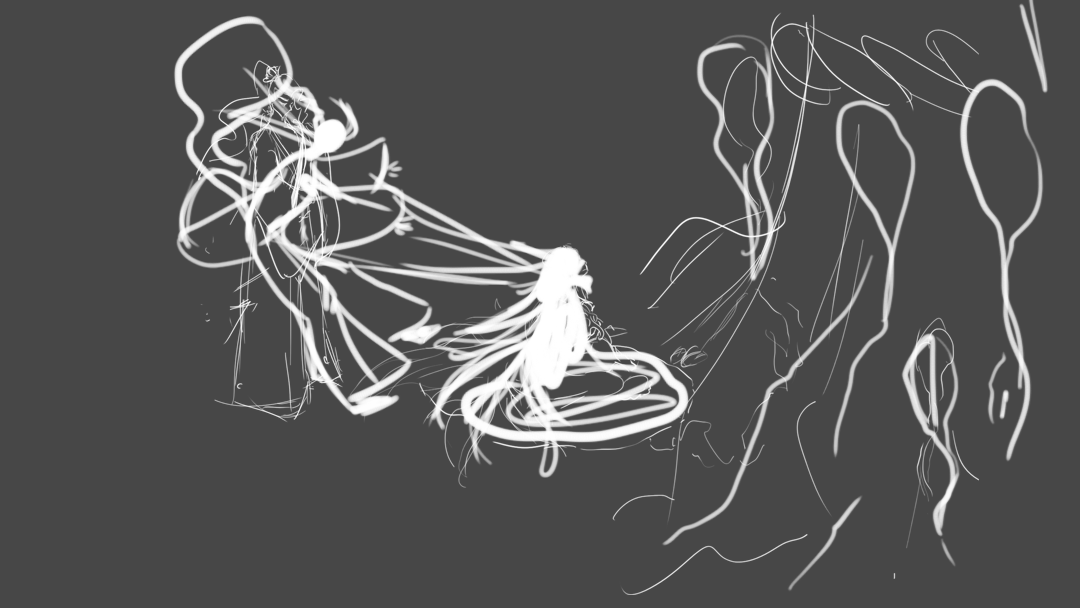
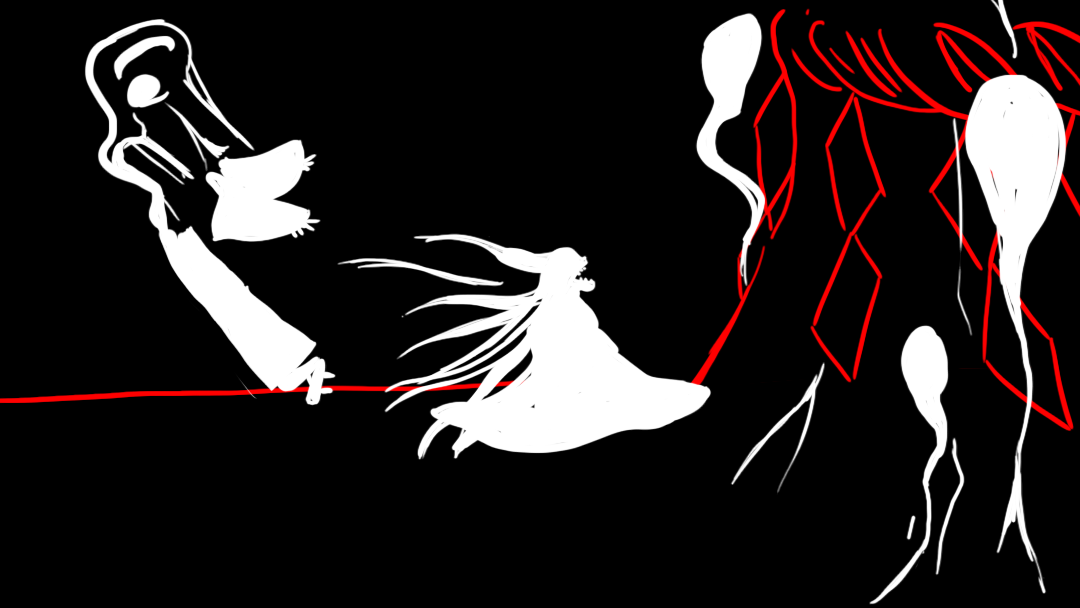
Layered file, before and after one edit (w=1080, h=608). Changes by layer:
hid "Layer 4" over <box>196,12,979,595</box>
added layer "Layer 8" in group "Youki" over <box>337,0,1068,605</box>
hid "Layer 5", opacity 100% → 27% over <box>173,0,1049,592</box>
hid group "Upper body" (4 layers) over <box>156,73,370,243</box>
painted on "Pony tail" over <box>183,73,242,132</box>
painted on "Head" (2nd of 2, in "Youki" › "Upper body" › "Head") over <box>224,95,272,162</box>
painted on "Torso" over <box>156,131,370,243</box>
painted on "Arms" over <box>204,139,321,242</box>
added layer "Layer 7" in group "Youki" over <box>158,225,336,406</box>
added layer "Layer 10" in group "Ghost half" over <box>121,52,255,246</box>
painted on "Exterior" over <box>84,18,193,240</box>
painted on "Interior" over <box>113,35,177,170</box>
added layer "Layer 6" above "Layer 1" over <box>0,8,1080,432</box>
"Layer 1": opacity 72% → 100% over <box>0,0,1080,608</box>
